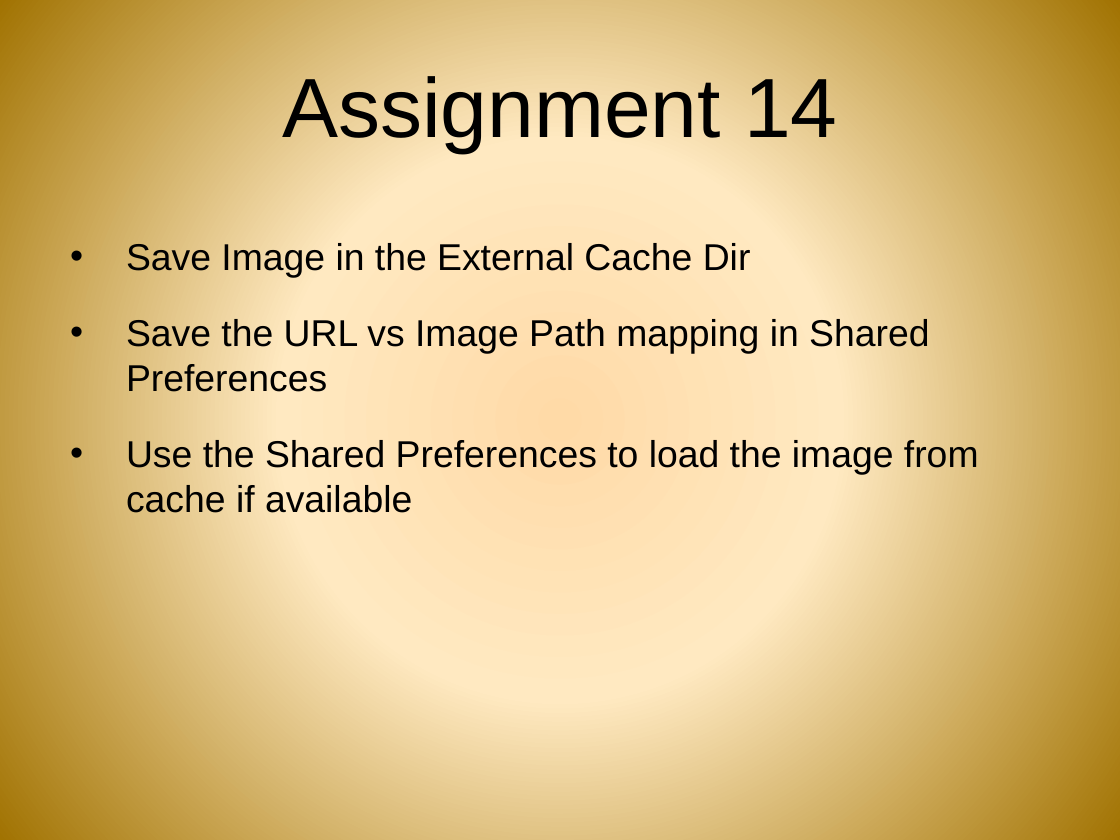
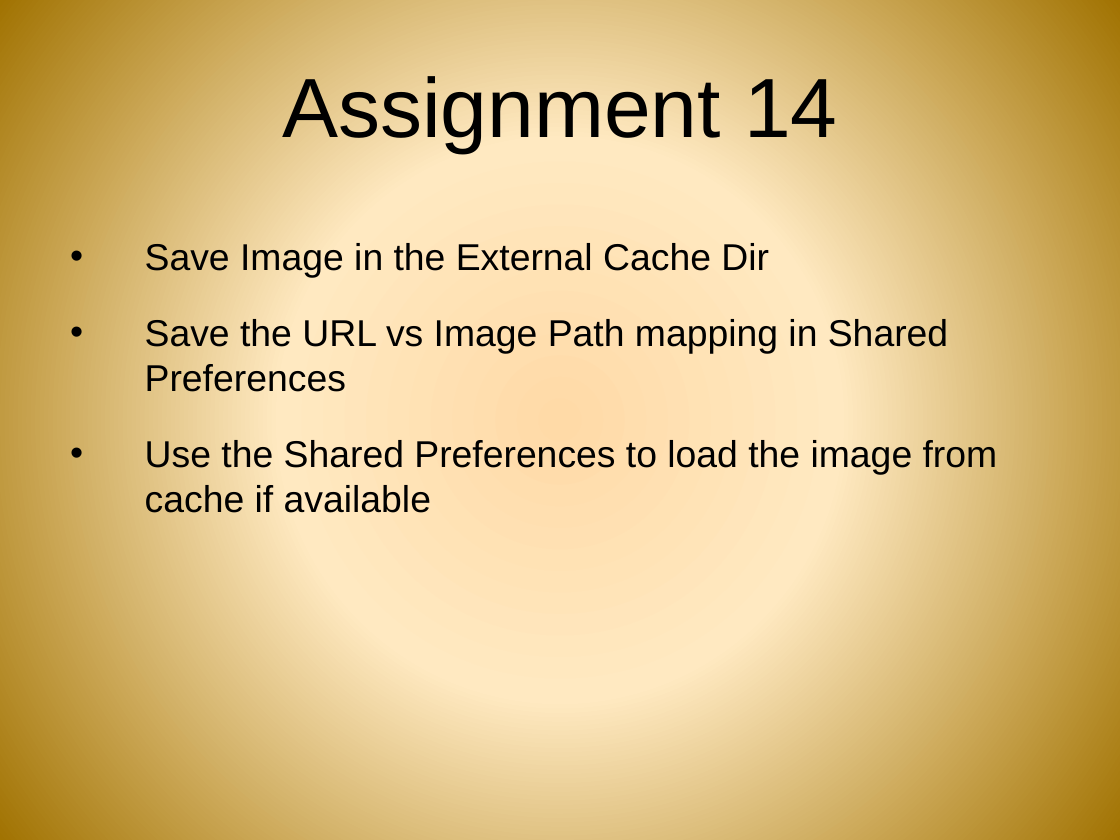
Before and after one commit to androidbootcamp/Course-Material, a slide deck: slide 9 of Day4/day_4.pptx. Drawn at 1120x840 pixels with LibreOffice and Linux fonts; fonts in the diff are those of the drawing; background and template pictures are left out. Boxes give left, top, right and bottom in pixels: in the first picture for what was removed or moved away, otherwise in the second. Text is boxed around its words. In the diff, an @@ line names an element or a change of style, - is before the commit and + after.

```diff
--- a/Day4/day_4.pptx
+++ b/Day4/day_4.pptx
@@ text "Save Image in the External ..." at (x1=145, y1=243, x2=998, y2=513): indent changed @@
```
Also in this commit, not shown: 10 other slides changed.
